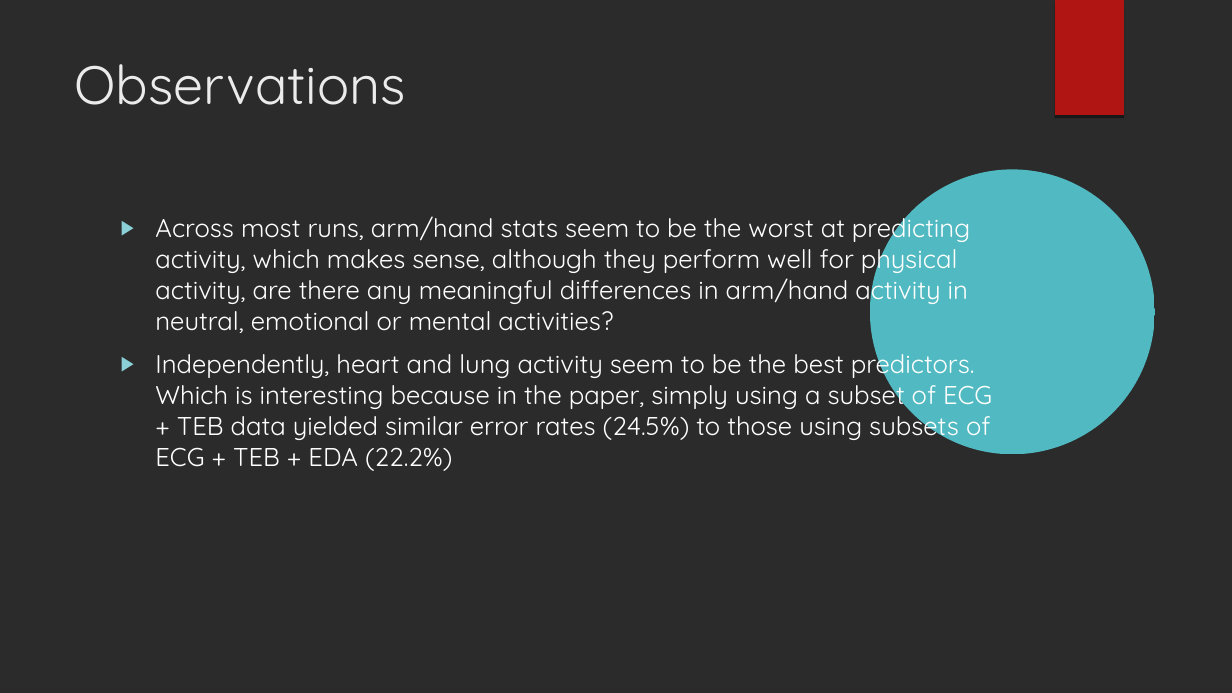
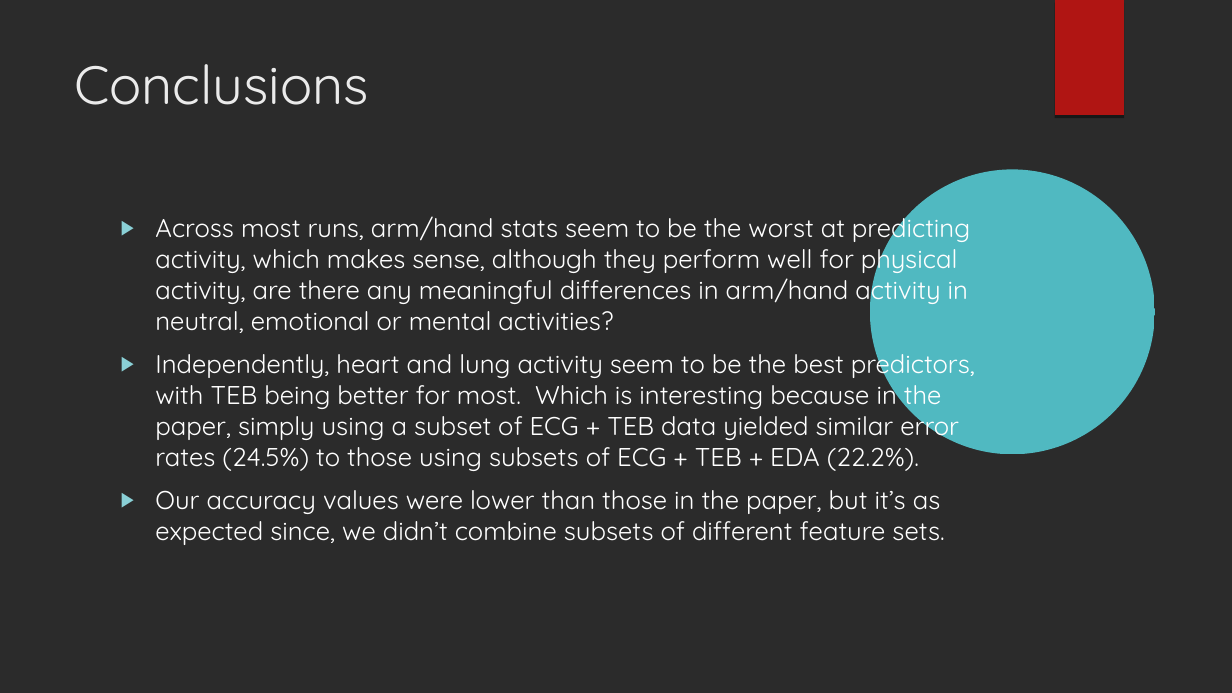
Before and after one commit to xaviersantos/dm, a slide deck: slide 14 of project_last/presentation.odp. Drawn at 1232x693 pixels with LibreOffice and Linux fonts; fonts in the diff are those of the drawing; background and template pictures are left out; a plain dark background stands for a picture behind light text. Boxes give left, top, right and bottom in pixels: in the first picture for what was removed or moved away, otherwise in the second. Text is boxed around its words. In the diff, an @@ line names an element or a change of style, - is before the commit and + after.

Commit message:
minor changes

```diff
--- a/project_last/presentation.odp
+++ b/project_last/presentation.odp
@@ title at bbox=[75, 64, 369, 105]: text changed @@
-Observations
+Conclusions
@@ text at bbox=[155, 346, 975, 545]: text changed @@
-▶ Independently, heart and lung activity seem to be the best predictors. Which is interesting because in the paper, simply using a subset of ECG + TEB data yielded similar error rates (24.5%) to those using subsets of ECG + TEB + EDA (22.2%)
+▶ Independently, heart and lung activity seem to be the best predictors, with TEB being better for most. Which is interesting because in the paper, simply using a subset of ECG + TEB data yielded similar error rates (24.5%) to those using subsets of ECG + TEB + EDA (22.2%).
+▶ Our accuracy values were lower than those in the paper, but it’s as expected since, we didn’t combine subsets of different feature sets.
```
Also in this commit, not shown: 1 other slide changed, 6 slides added, 6 slides removed.
